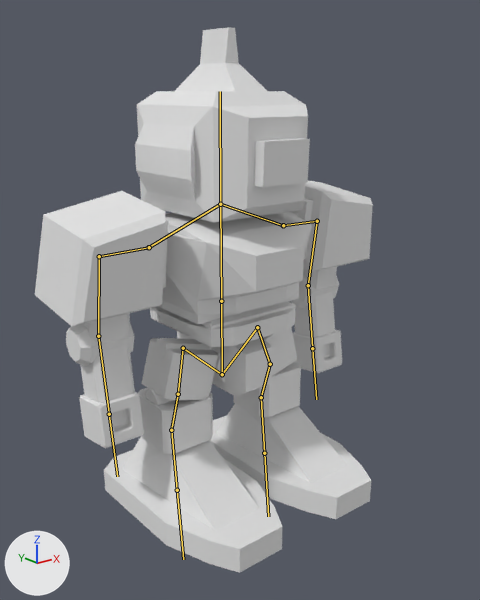
Renders of the Blender file Res/Robot.blend from each side of a commit.
One viewpoint serves both versions: a 50 mm camera at (-6.2, -8.23, 6.47) aimed at (-0.12, -0.63, 3.43). The axes (+X, +Y, +Z) are drawn at lower left. The lights are the same throughout. The bones that bend it are drawn over the model as lines.

The first picture shows 'Robot'.
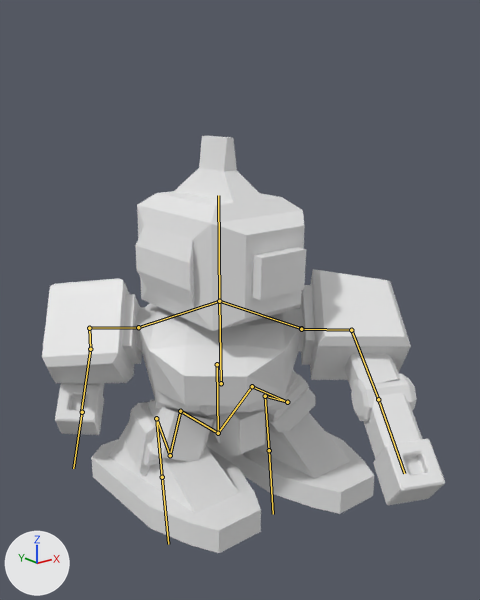
The newer file adds an action. The first version stands in its rest pose; the second is drawn at frame 250 of the action 'GroundSlash_2'.

Scene script edits in JSON lines:
```json
{"block": "bone_weist", "where": "bone_weist = bpy.data.objects['Armature'].pose.bones['Weist']"}
{"op": "set", "path": "bone_weist.location", "old": "(0.0, 0.0, 0.0)", "new": "(0.0, 0.14, -1.15)"}
{"block": "bone_chest", "where": "bone_chest = bpy.data.objects['Armature'].pose.bones['Chest']  # child of 'Weist'"}
{"op": "set", "path": "bone_chest.location", "old": "(0.0, 0.0, 0.0)", "new": "(0.0, -0.31, 0.11)"}
{"op": "set", "path": "bone_chest.rotation_quaternion", "old": "(1.0, 0.0, 0.0, 0.0)", "new": "(0.936, 0.082, -0.341, 0.03)", "note": "degrees (0, 0, 0) -> degrees (10, -40, 0)"}
{"block": "bone_head", "where": "bone_head = bpy.data.objects['Armature'].pose.bones['Head']  # child of 'Chest'"}
{"op": "set", "path": "bone_head.rotation_quaternion", "old": "(1.0, 0.0, 0.0, 0.0)", "new": "(0.936, -0.082, 0.341, -0.03)", "note": "degrees (0, 0, 0) -> degrees (-13, 39, -8)"}
{"block": "bone_foot_ik_r", "where": "bone_foot_ik_r = bpy.data.objects['Armature'].pose.bones['Foot_IK.R']"}
{"op": "set", "path": "bone_foot_ik_r.location", "old": "(0.0, 0.0, 0.0)", "new": "(0.03, -0.04, 0.52)"}
{"block": "bone_foot_ik_l", "where": "bone_foot_ik_l = bpy.data.objects['Armature'].pose.bones['Foot_IK.L']"}
{"op": "set", "path": "bone_foot_ik_l.location", "old": "(0.0, 0.0, 0.0)", "new": "(0.17, 0.04, 0.08)"}
{"op": "set", "path": "bone_foot_ik_l.rotation_quaternion", "old": "(1.0, 0.0, 0.0, 0.0)", "new": "(1.0, -0.007, 0.0, 0.0)", "note": "degrees (0, 0, 0) -> degrees (-1, 0, 0)"}
{"block": "bone_downarm_ik_r", "where": "bone_downarm_ik_r = bpy.data.objects['Armature'].pose.bones['DownArm_IK.R']"}
{"op": "set", "path": "bone_downarm_ik_r.location", "old": "(0.0, 0.0, 0.0)", "new": "(-0.28, 0.43, -1.67)"}
{"op": "set", "path": "bone_downarm_ik_r.rotation_quaternion", "old": "(1.0, 0.0, 0.0, 0.0)", "new": "(0.894, 0.324, 0.254, -0.179)", "note": "degrees (0, 0, 0) -> degrees (36, 35, -11)"}
{"block": "bone_downarm_ik_l", "where": "bone_downarm_ik_l = bpy.data.objects['Armature'].pose.bones['DownArm_IK.L']"}
{"op": "set", "path": "bone_downarm_ik_l.location", "old": "(0.0, 0.0, 0.0)", "new": "(2.91, 5.67, 6.86)"}
{"op": "set", "path": "bone_downarm_ik_l.rotation_quaternion", "old": "(1.0, 0.0, 0.0, 0.0)", "new": "(-0.903, -0.369, -0.193, 0.106)", "note": "degrees (0, 0, 0) -> degrees (44, 25, -3)"}
```

Boxes (x1, y1, x2, y2) around the edits, measured in the pictures (480 x 600 px):
```json
{"object": "Robot", "change": "posed", "before": [35, 27, 373, 573], "after": [42, 136, 445, 553], "on screen": "19% wider, 24% shorter"}
{"bone": "Weist", "before": "(221, 301) to (222, 374)", "after": "(217, 364) to (218, 433)"}
{"bone": "Chest", "before": "(221, 301) to (220, 204)", "after": "(221, 383) to (219, 301)"}
{"bone": "Head", "before": "(220, 204) to (220, 91)", "after": "(219, 301) to (218, 195)"}
{"bone": "Foot_IK.R", "before": "(177, 490) to (183, 559)", "after": "(162, 477) to (168, 544)"}
{"bone": "Foot_IK.L", "before": "(264, 453) to (268, 516)", "after": "(269, 450) to (273, 514)"}
{"bone": "DownArm_IK.R", "before": "(109, 414) to (117, 476)", "after": "(82, 412) to (73, 468)"}
```
